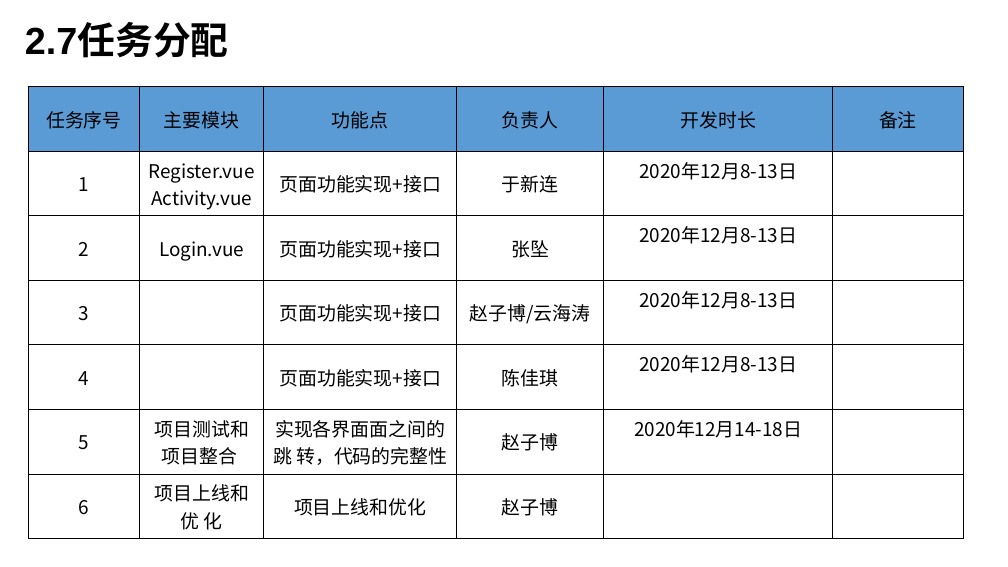
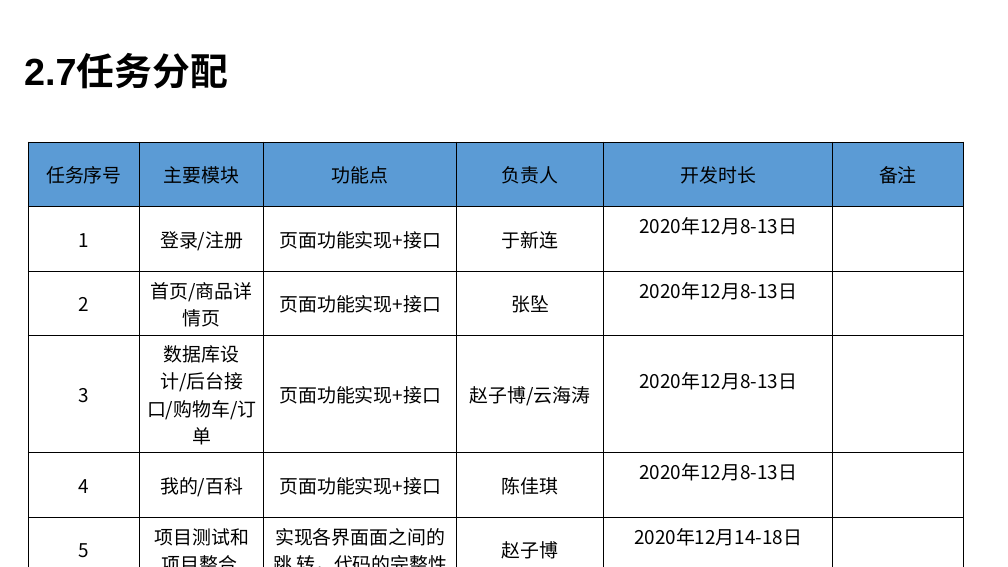
Before and after one commit to bili-xiaobei/weiwei_bride, a slide deck: slide 18 of 项目介绍.pptx. Drawn at 1008x567 pixels with LibreOffice and Linux fonts; fonts in the diff are those of the drawing. Boxes give left, top, right and bottom in pixels: in the first picture for what was removed or moved away, otherwise in the second. Text is boxed around its words. In the diff, an @@ line names an element or a change of style, - is before the commit and + after.

```diff
--- a/项目介绍.pptx
+++ b/项目介绍.pptx
@@ text "2.7任务分配": place and size @@
-text "2.7任务分配" at bbox=[25, 25, 229, 58]
+text "2.7任务分配" at bbox=[24, 55, 228, 89]
@@ table at bbox=[29, 142, 964, 563] @@
-row 2, column 2: Register.vue / Activity.vue
+row 2, column 2: 登录/注册
-row 3, column 2: Login.vue
+row 3, column 2: 首页/商品详情页
-row 4, column 2: 
+row 4, column 2: 数据库设计/后台接口/购物车/订单
-row 5, column 2: 
+row 5, column 2: 我的/百科
-row 7: 6 | 项目上线和优 化 | 项目上线和优化 | 赵子博 |  | 
@@ table: place and size @@
-table at bbox=[29, 87, 964, 539]
+table at bbox=[29, 142, 964, 563]
```
Also in this commit, not shown: 7 other slides changed, 2 slides removed, 20 other files.
